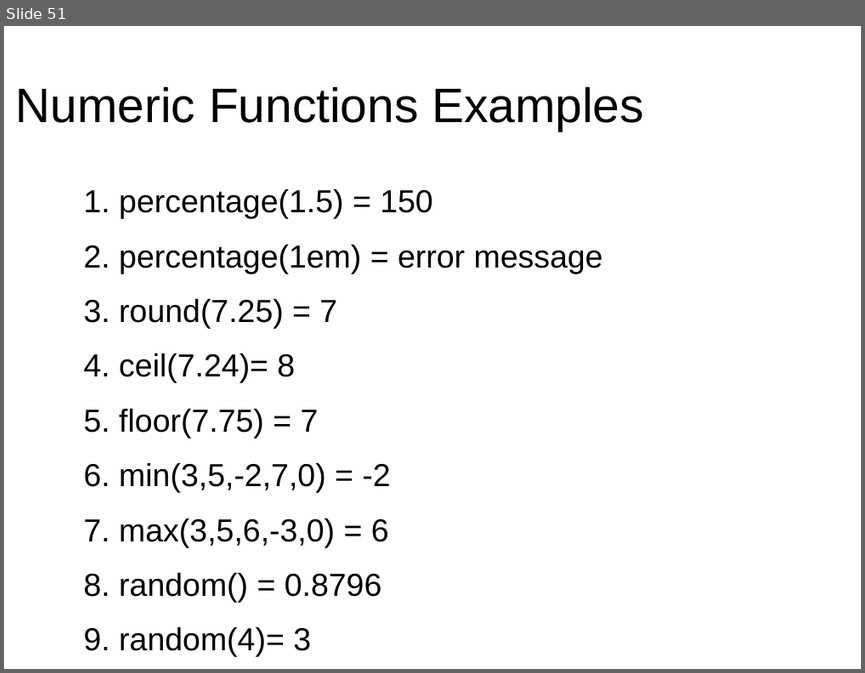
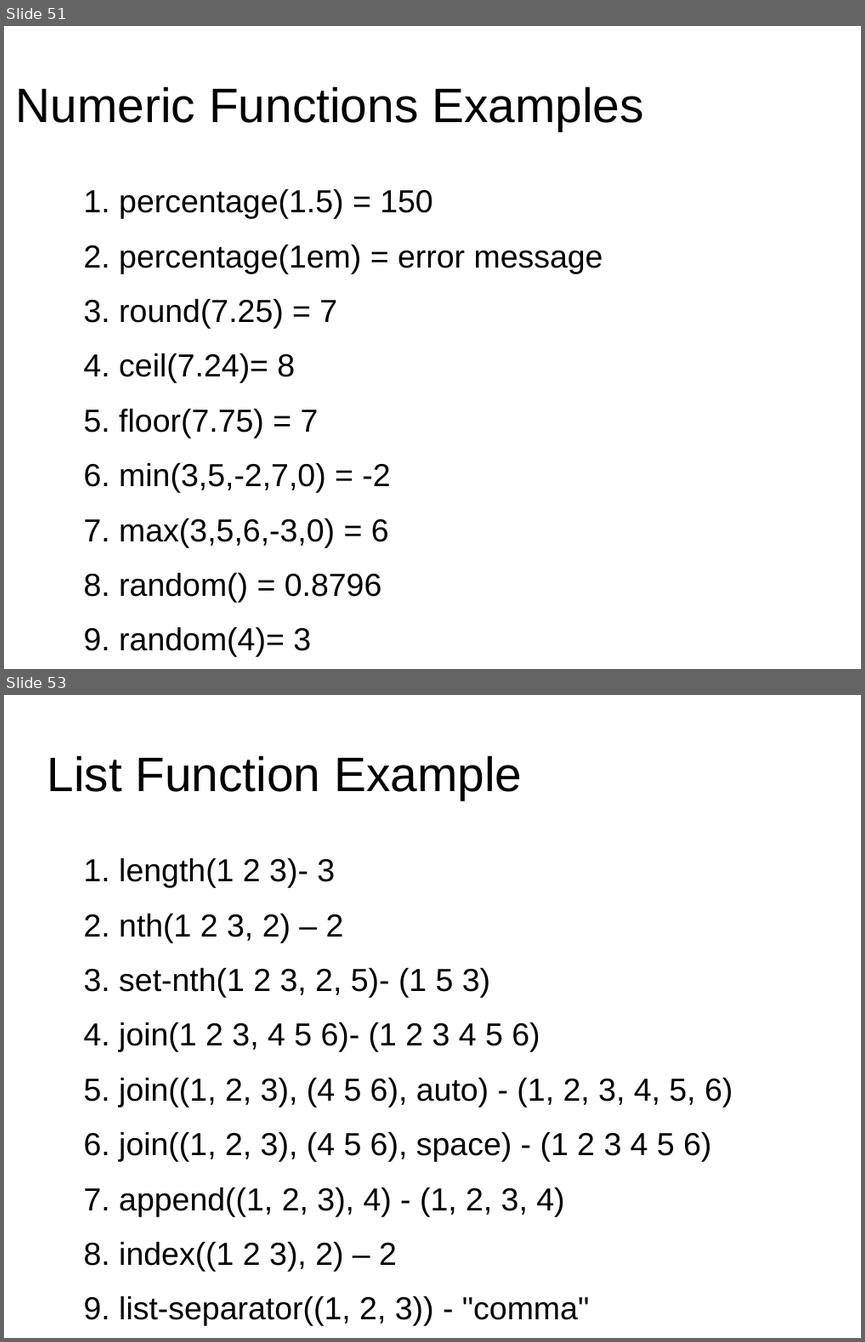
Before and after one commit to anumsh/SASS-Basics, a slide deck: SASS_basics.odp. Shown one above the other, each under a label of ours: slide 51 before the commit, slides 51 and 53 after it; the slides between them are not shown. The pictures are 865x673 and 865x1342 pixels, drawn with LibreOffice and Linux fonts; fonts in the diff are those of the drawing; background and template pictures are left out. Boxes give left, top, right and bottom in pixels: in the first picture for what was removed or moved away, otherwise in the second. Text is boxed around its words. In the diff, an @@ line names an element or a change of style, - is before the commit and + after.

Commit message:
feat: List Functions

```diff
--- a/SASS_basics.odp
+++ b/SASS_basics.odp
@@ slide 53 added at [4, 695, 861, 1338], background #FFFFFF @@
@@ title added at [46, 755, 522, 800], 44.8 pt, text #000000 @@
+List Function Example
@@ text added at [84, 858, 732, 1326], 29.5 pt, text #000000 @@
+1. length(1 2 3)- 3
+2. nth(1 2 3, 2) – 2
+3. set-nth(1 2 3, 2, 5)- (1 5 3)
+4. join(1 2 3, 4 5 6)- (1 2 3 4 5 6)
+5. join((1, 2, 3), (4 5 6), auto) - (1, 2, 3, 4, 5, 6)
+6. join((1, 2, 3), (4 5 6), space) - (1 2 3 4 5 6)
+7. append((1, 2, 3), 4) - (1, 2, 3, 4)
+8. index((1 2 3), 2) – 2
+9. list-separator((1, 2, 3)) - "comma"
```
Also in this commit, not shown: 1 other slide added.
